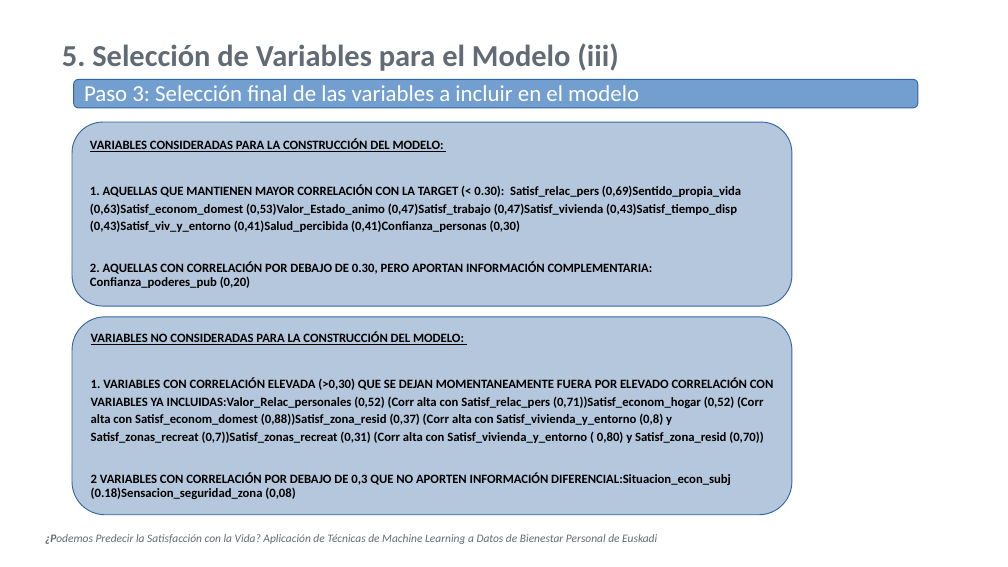
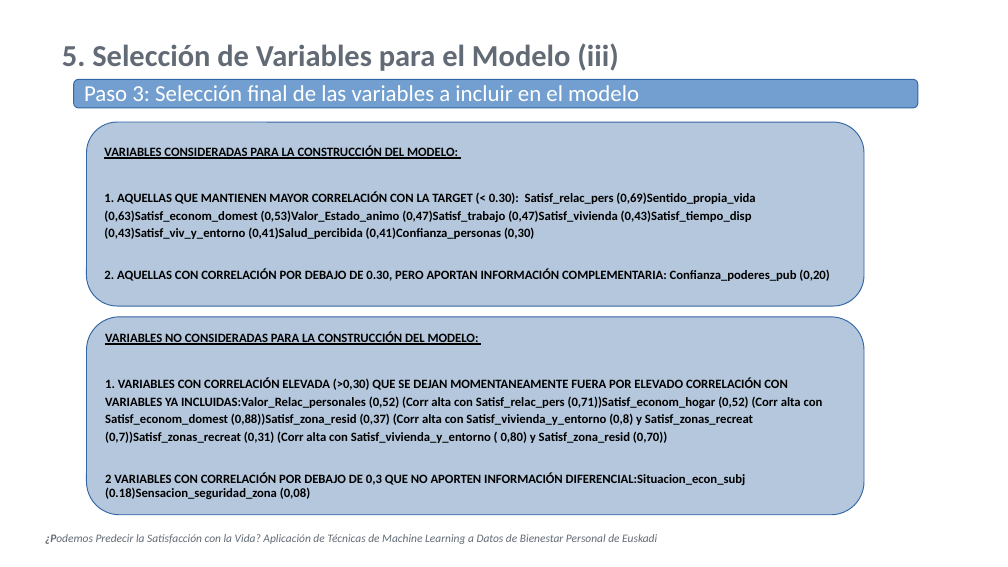
Before and after one commit to Leire2026/Proyecto_Machine_Learning, a slide deck: slide 11 of Proyecto_Final_ML/6_Docs/Presentacion_Tecnica_Proyecto_ML.ppt. Drawn at 1008x567 pixels with LibreOffice and Linux fonts; fonts in the diff are those of the drawing; background and template pictures are left out. Boxes give left, top, right and bottom in pixels: in the first picture for what was removed or moved away, otherwise in the second. Text is boxed around its words. In the diff, an @@ line names an element or a change of style, - is before the commit and + after.

```diff
--- a/Proyecto_Final_ML/6_Docs/Presentacion_Tecnica_Proyecto_ML.ppt
+++ b/Proyecto_Final_ML/6_Docs/Presentacion_Tecnica_Proyecto_ML.ppt
@@ rounded rectangle "VARIABLES CONSIDERADAS PARA LA CONSTRUCCIÓN ..." resized from (x1=72, y1=123, x2=792, y2=306) to (x1=87, y1=123, x2=864, y2=306) @@
@@ rounded rectangle "VARIABLES NO CONSIDERADAS PARA LA ..." resized from (x1=72, y1=317, x2=792, y2=515) to (x1=87, y1=317, x2=864, y2=515) @@
```
Also in this commit, not shown: 1 other slide changed, 6 other files.
